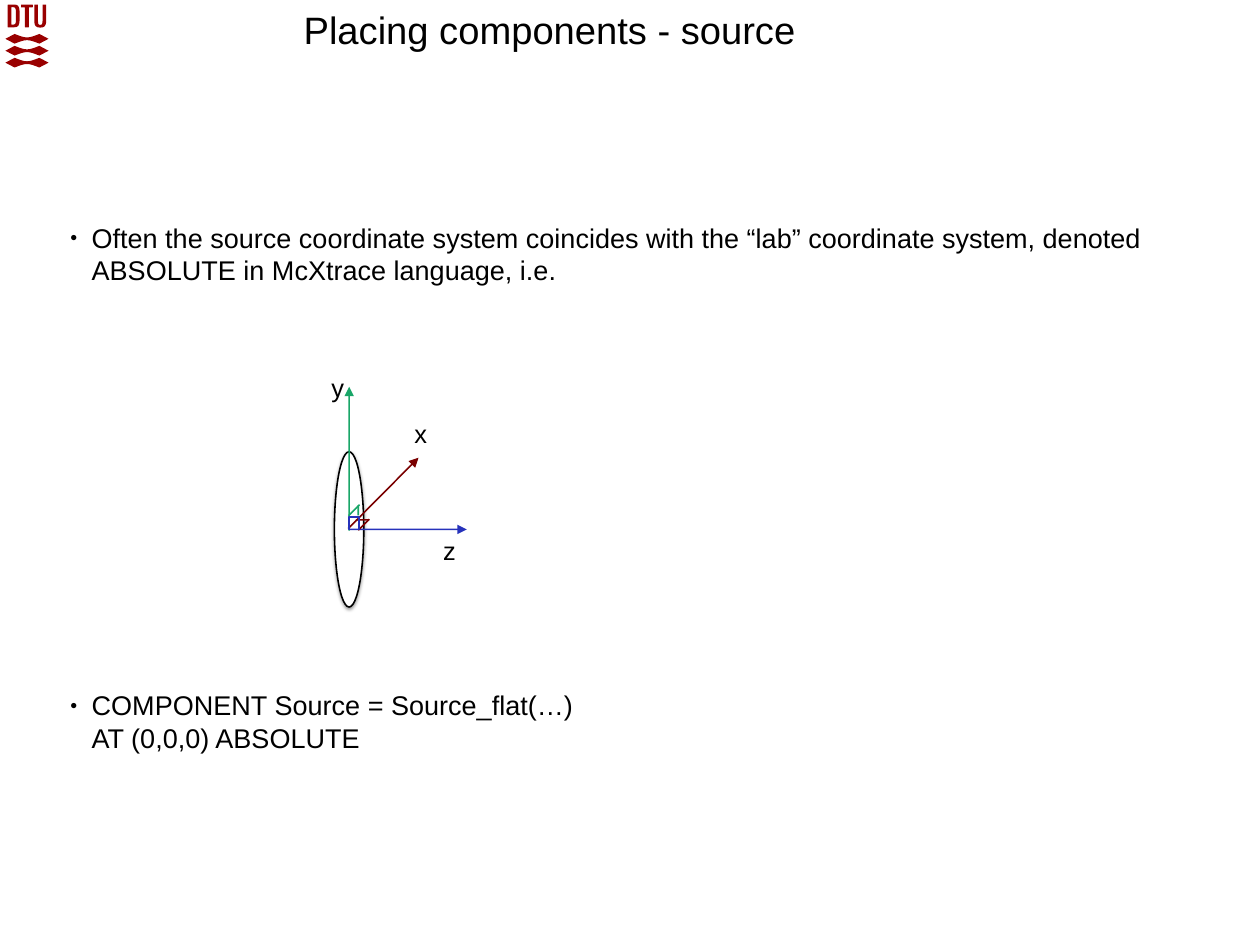
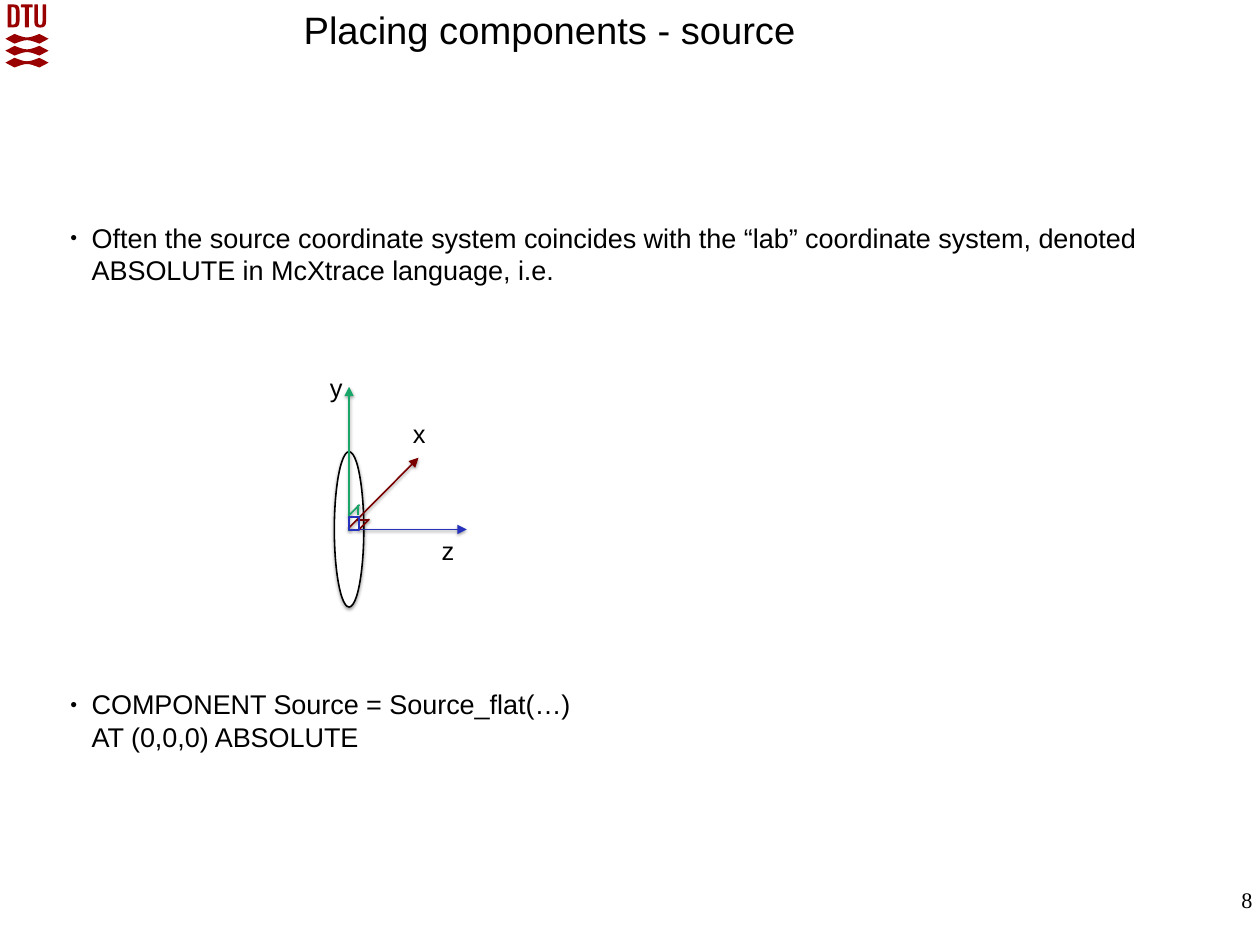
Before and after one commit to McStasMcXtrace/Schools, a slide deck: slide 8 of SOLEIL_March_2022/Day2_Thursday_March_10th/3_Components/McXtrace_component_and_instrument_concepts.pptx. Drawn at 1260x945 pixels with LibreOffice and Linux fonts; fonts in the diff are those of the drawing; background and template pictures are left out. Boxes give left, top, right and bottom in pixels: in the first picture for what was removed or moved away, otherwise in the second. Text is boxed around its words. In the diff, an @@ line names an element or a change of style, - is before the commit and + after.

```diff
--- a/SOLEIL_March_2022/Day2_Thursday_March_10th/3_Components/McXtrace_component_and_instrument_concepts.pptx
+++ b/SOLEIL_March_2022/Day2_Thursday_March_10th/3_Components/McXtrace_component_and_instrument_concepts.pptx
@@ text "Often the source coordinate system ..." at bbox=[92, 228, 1136, 752]: size 17 to 16.9 pt @@
@@ page number added at bbox=[1241, 893, 1252, 909], 14 pt, text #000000 @@
+8
```
Also in this commit, not shown: 30 other slides changed, 2 other files.
